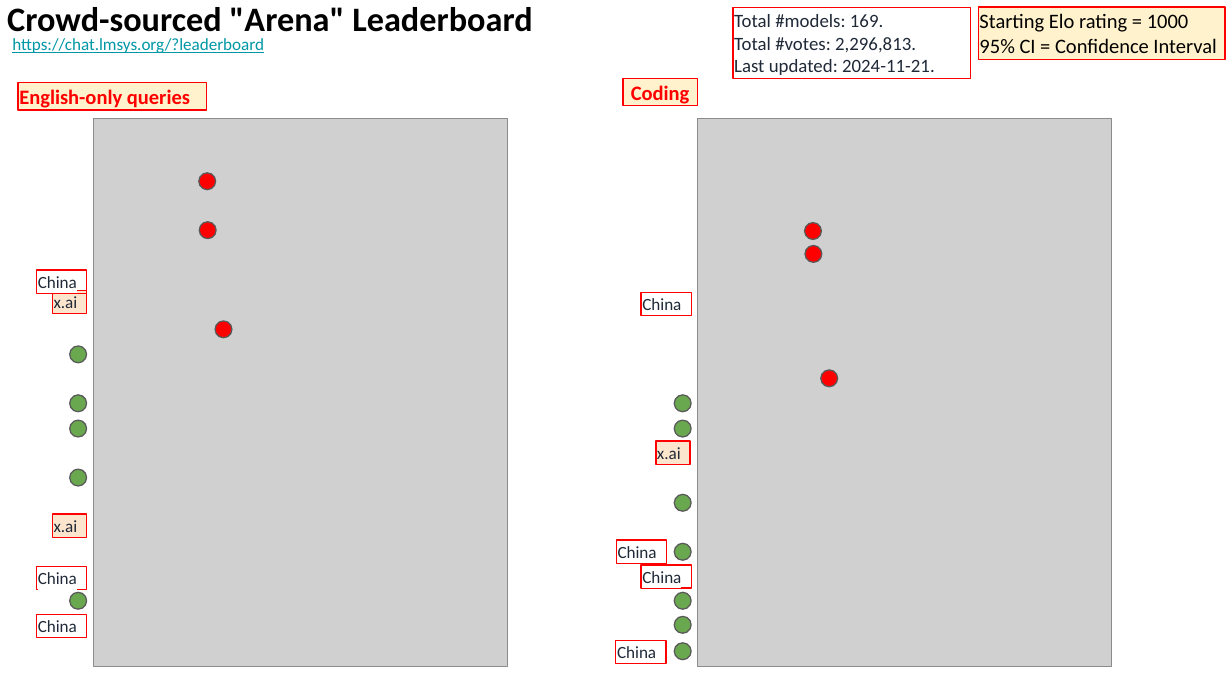
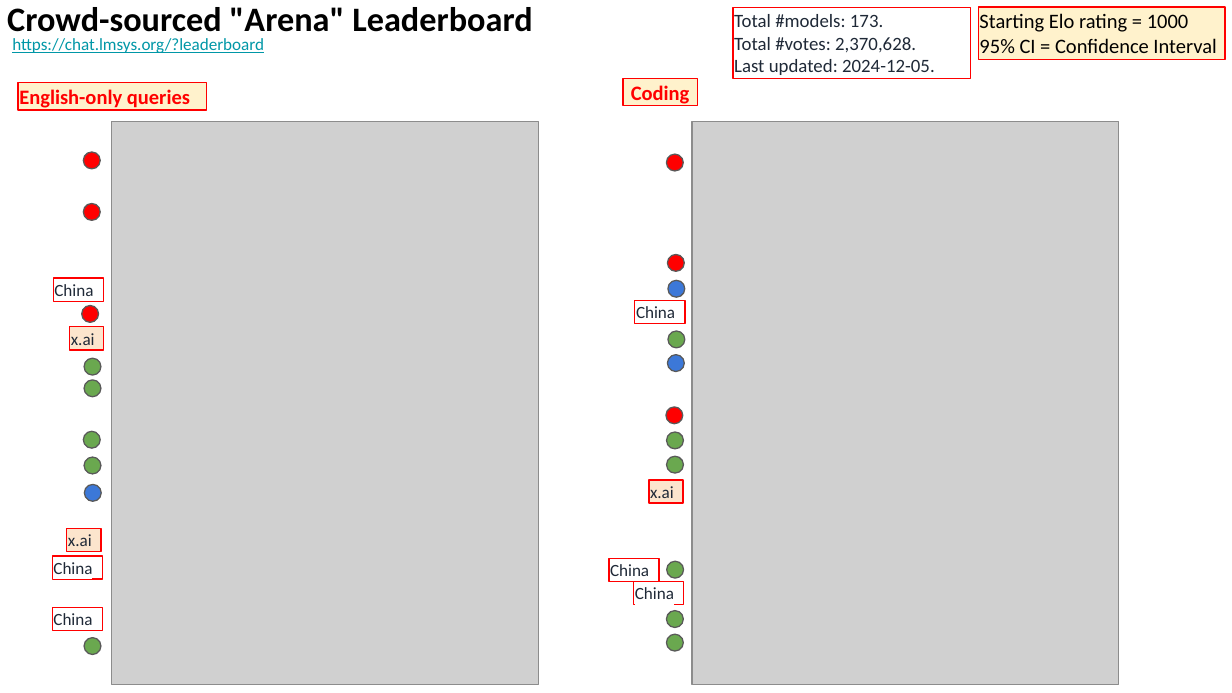
Before and after one commit to lselector/seminar, a slide deck: slide 17 of 2024/2024-12-06-AI-Updates.pptx (slide 13 before the commit). Drawn at 1232x693 pixels with LibreOffice and Linux fonts; fonts in the diff are those of the drawing; grey boxes stand for pictures. Boxes give left, top, right and bottom in pixels: in the first picture for what was removed or moved away, otherwise in the second. Text is boxed around its words. In the diff, an @@ line names an element or a change of style, - is before the commit and + after.

```diff
--- a/2024/2024-12-06-AI-Updates.pptx
+++ b/2024/2024-12-06-AI-Updates.pptx
@@ text in rectangle at [734,14,935,75]: text changed @@
-Total #models: 169.
-Total #votes: 2,296,813.
-Last updated: 2024-11-21.
+Total #models: 173.
+Total #votes: 2,370,628.
+Last updated: 2024-12-05.
@@ picture: place and size @@
-picture at [94,118,508,667]
+picture at [112,122,538,685]
@@ picture: place and size @@
-picture at [697,118,1111,667]
+picture at [692,122,1119,685]
@@ ellipse: place and size @@
-ellipse at [198,172,216,190]
+ellipse at [84,152,101,169]
@@ ellipse: place and size @@
-ellipse at [804,223,822,240]
+ellipse at [667,154,684,171]
@@ ellipse: place and size @@
-ellipse at [200,222,217,239]
+ellipse at [84,203,101,221]
@@ ellipse: place and size @@
-ellipse at [804,245,822,262]
+ellipse at [668,255,685,272]
@@ rectangle "China": place and size @@
-rectangle "China" at [37,270,87,293]
+rectangle "China" at [53,278,103,302]
@@ ellipse added at [668,281,685,298], fill #3C78D8, outline #595959 0.75 pt @@
@@ rectangle "x.ai": place and size @@
-rectangle "x.ai" at [53,291,87,314]
+rectangle "x.ai" at [70,326,105,350]
@@ ellipse: place and size @@
-ellipse at [216,322,233,339]
+ellipse at [81,306,99,323]
@@ rectangle "China": place and size @@
-rectangle "China" at [641,292,691,315]
+rectangle "China" at [634,301,685,324]
@@ ellipse: place and size @@
-ellipse at [70,346,87,363]
+ellipse at [84,359,101,376]
@@ ellipse: place and size @@
-ellipse at [674,395,691,413]
+ellipse at [668,331,685,349]
@@ ellipse added at [668,355,685,372], fill #3C78D8, outline #595959 0.75 pt @@
@@ ellipse: place and size @@
-ellipse at [70,395,87,413]
+ellipse at [84,379,101,397]
@@ ellipse: place and size @@
-ellipse at [821,370,838,387]
+ellipse at [667,407,684,424]
@@ ellipse: place and size @@
-ellipse at [70,420,87,437]
+ellipse at [84,431,101,448]
@@ ellipse: place and size @@
-ellipse at [674,420,691,437]
+ellipse at [667,432,684,450]
@@ 2 rectangles, 1 ellipse: place and size @@
-2 rectangles, 1 ellipse at [37,469,87,638]
+2 rectangles, 1 ellipse at [52,457,102,631]
@@ ellipse: place and size @@
-ellipse at [674,494,691,511]
+ellipse at [667,456,684,473]
@@ ellipse added at [85,484,102,501], fill #3C78D8, outline #595959 0.75 pt @@
@@ rectangle "x.ai": place and size @@
-rectangle "x.ai" at [655,441,690,464]
+rectangle "x.ai" at [649,480,684,504]
@@ rectangle "x.ai": place and size @@
-rectangle "x.ai" at [53,514,87,537]
+rectangle "x.ai" at [67,529,101,552]
@@ rectangle "China": place and size @@
-rectangle "China" at [616,540,667,563]
+rectangle "China" at [609,558,659,582]
@@ ellipse: place and size @@
-ellipse at [674,543,691,561]
+ellipse at [667,562,684,579]
@@ rectangle "China": place and size @@
-rectangle "China" at [641,565,691,589]
+rectangle "China" at [633,582,684,605]
@@ ellipse removed at [674,593,691,610] @@
@@ ellipse: place and size @@
-ellipse at [674,616,691,633]
+ellipse at [667,611,684,628]
@@ ellipse: place and size @@
-ellipse at [70,593,87,610]
+ellipse at [84,638,101,655]
@@ rectangle removed at [616,641,667,664] @@
-China
@@ ellipse: place and size @@
-ellipse at [674,643,691,660]
+ellipse at [667,634,684,652]
```
Also in this commit, not shown: 6 other slides changed, 4 slides added.
